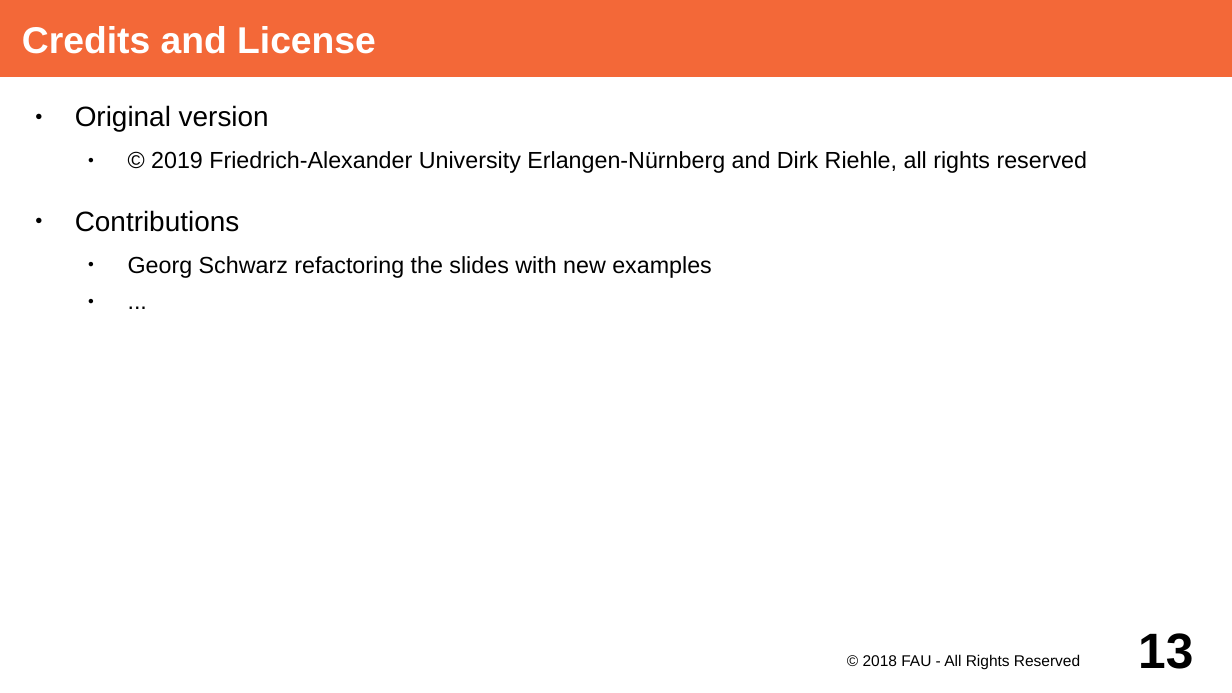
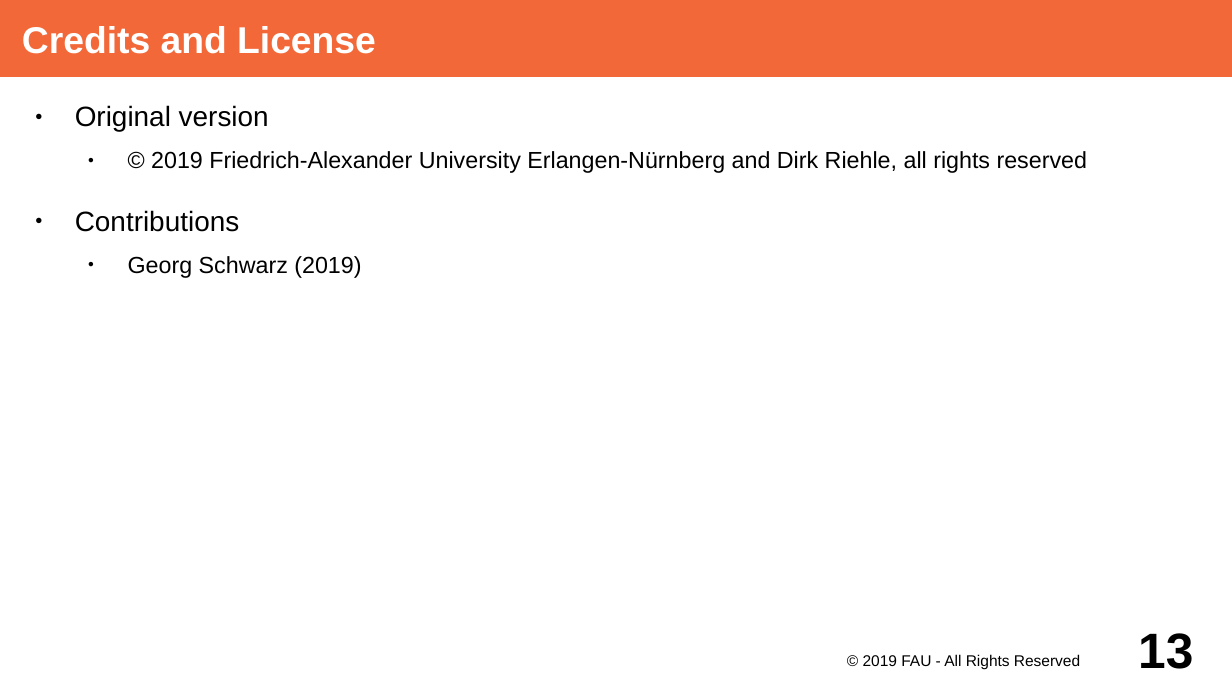
Before and after one commit to dirkriehle/adap-course, a slide deck: slide 13 of Lecture Slides/ADAP Y01- Testing Overview.odp. Drawn at 1232x693 pixels with LibreOffice and Linux fonts; fonts in the diff are those of the drawing. Boxes give left, top, right and bottom in pixels: in the first picture for what was removed or moved away, otherwise in the second. Text is boxed around its words. In the diff, an @@ line names an element or a change of style, - is before the commit and + after.

```diff
--- a/Lecture Slides/ADAP Y01- Testing Overview.odp
+++ b/Lecture Slides/ADAP Y01- Testing Overview.odp
@@ text at box(128, 256, 361, 278): text changed @@
-  ● Georg Schwarz refactoring the slides with new examples
-  ● ...
+  ● Georg Schwarz (2019)
@@ text at box(863, 654, 1080, 670): text changed @@
-© 2018 FAU - All Rights Reserved
+© 2019 FAU - All Rights Reserved
```
Also in this commit, not shown: 11 other slides changed, 1 other file.
